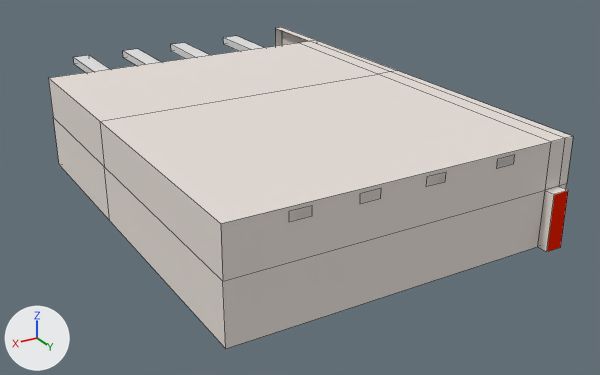
One commit to the Blender file Models/Rooms/rooms.blend: the scene before it, then after it.
Before and after are seen from a 50 mm camera at (19.0, 35.4, 17.6) aimed at (-1.1, 2.0, 0.9). The axes (+X, +Y, +Z) are drawn at lower left. The lights are the same throughout. Mesh edges are drawn as thin lines.

Before the edit, the objects in view are built like this:
```python
me_cube_001 = bpy.data.meshes.new('Cube.001')
me_cube_001.from_pydata(...)  # 48 vertices, 46 faces; spans x -16.7..16.8, y -16.8..17.4, z -2.5..2.5
# faces by material slot: [45, 1]
me_cube_001.materials.append(mat_material_001)  # white #e7dfd9
me_cube_001.materials.append(mat_material_002)  # red #e72100
# before: 24 (-15.7, 16.7, -2.5), 29 (-15.7, 16.7, 0.3), 34 (-14.0, 16.7, 2.5), 35 (-14.0, -16.8, -2.5), 36 (-14.0, 16.7, 0.3)
# before: 37 (-14.0, 0.2, 2.5), 38 (-14.0, -11.0, 2.5), 39 (-14.0, 16.7, -2.5), 40 (-14.0, -16.8, 2.5), 41 (-14.0, -16.8, 0.3)
# before: 42 (-14.0, 0.2, -2.5), 43 (-14.0, -11.0, -2.5), 44 (-14.0, 17.4, -2.5), 45 (-15.7, 17.4, -2.5), 46 (-15.7, 17.4, 0.3)
# before: 47 (-14.0, 17.4, 0.3)
me_cube_022 = bpy.data.meshes.new('Cube.022')
me_cube_022.from_pydata(...)  # a box spanning x -5.5..-4.6, y -12.6..12.6, z -0.2..0.2; a box spanning x -1.9..-0.9, y -12.6..12.6, z -0.2..0.2; a box spanning x 1.2..2.2, y -12.6..12.6, z -0.2..0.2; a box spanning x 4.3..5.2, y -12.6..12.6, z -0.2..0.2
ob_beams = bpy.data.objects.new('beams', me_cube_022)
ob_beams.location = (0.52, 0.0, 5.19)
ob_garage_room = bpy.data.objects.new('Garage_Room', me_cube_001)
ob_garage_room.location = (-0.02, 0.03, 3.1)
ob_garage_room.scale = (0.5, 0.75, 1.0)
_vg = ob_garage_room.vertex_groups.new(name='Group')
_vg.add([4, 5, 11, 35, 40, 41], 1.0, 'REPLACE')
_m = ob_garage_room.modifiers.new('Mask', 'MASK')
_m.vertex_group = 'Group'
_m.invert_vertex_group = True
```
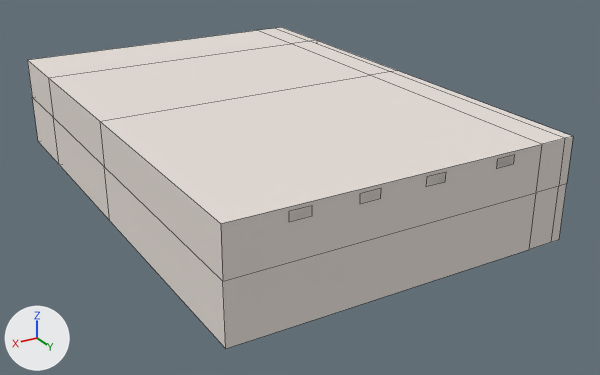
Where the newer file only moved an object's origin or applied its transform, the numbers keep the older frame.

Boxes [x1, y1, x2, y2] around the edits, measured in the pictures (600 x 375 px):
'Garage_Room', reshaped, modifiers changed: before [49, 27, 573, 349]; after [27, 27, 573, 349]
part 1 of me_cube_001, cut back: before [49, 41, 568, 252]; after [28, 28, 559, 250]
'beams', unchanged, covered by the edit: before [73, 36, 514, 221]; after [289, 155, 514, 222]

The change, as a diff of the scene's bpy script:
```diff
--- a/Models/Rooms/rooms.blend.py
+++ b/Models/Rooms/rooms.blend.py
@@ me_cube_001 @@
 me_cube_001.from_pydata(...)  # 48 vertices, 46 faces; spans x -16.7..16.8, y -16.8..17.4, z -2.5..2.5
 # used by ob_garage_room; location = (-0.02, 0.03, 3.1); scale = (0.5, 0.75, 1.0)
 # verts and faces of me_cube_001; kept vertices keep their numbers, new ones are numbered from 48
+# me_cube_001 part 1
+delete_vertices([*range(44, 48)])  # with the faces that use them
+for i in [*range(34, 44)]: verts[i] += (1.0, 0.0, 0.0)
+faces += [(24, 39, 36, 29)]
 me_cube_001.materials.append(mat_material_001)
-me_cube_001.materials.append(mat_material_002)  # red #e72100
@@ ob_garage_room @@
 _vg.add([4, 5, 11, 35, 40, 41], 1.0, 'REPLACE')
-_m = ob_garage_room.modifiers.new('Mask', 'MASK')
-_m.vertex_group = 'Group'
-_m.invert_vertex_group = True
```
